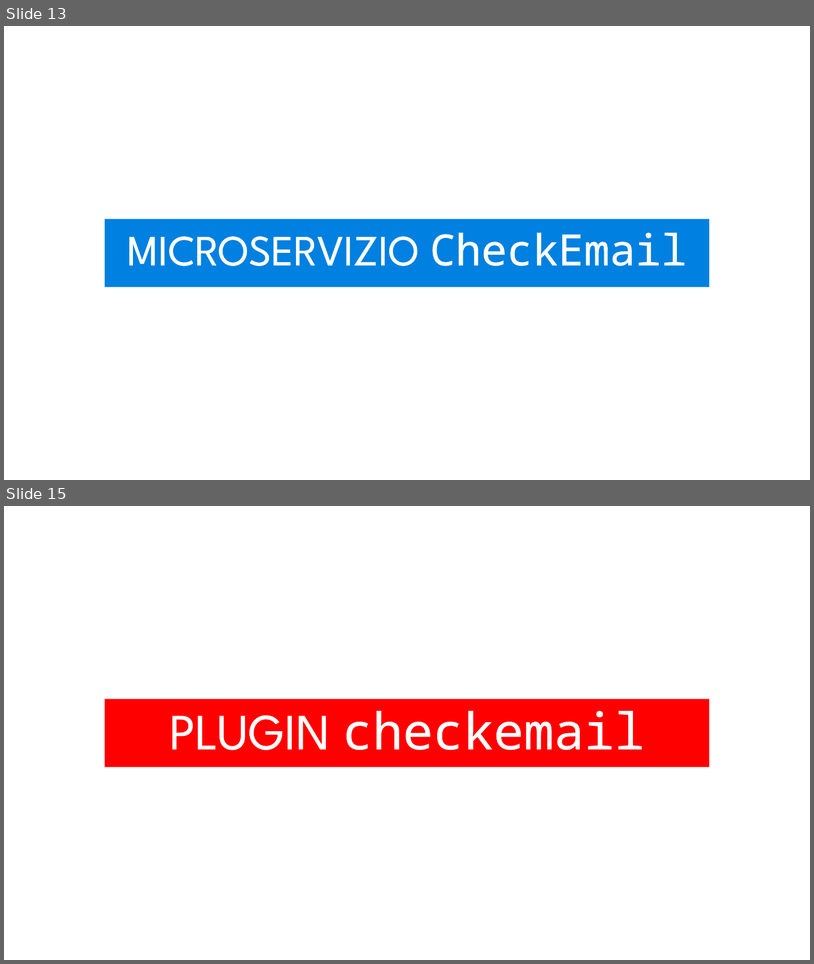
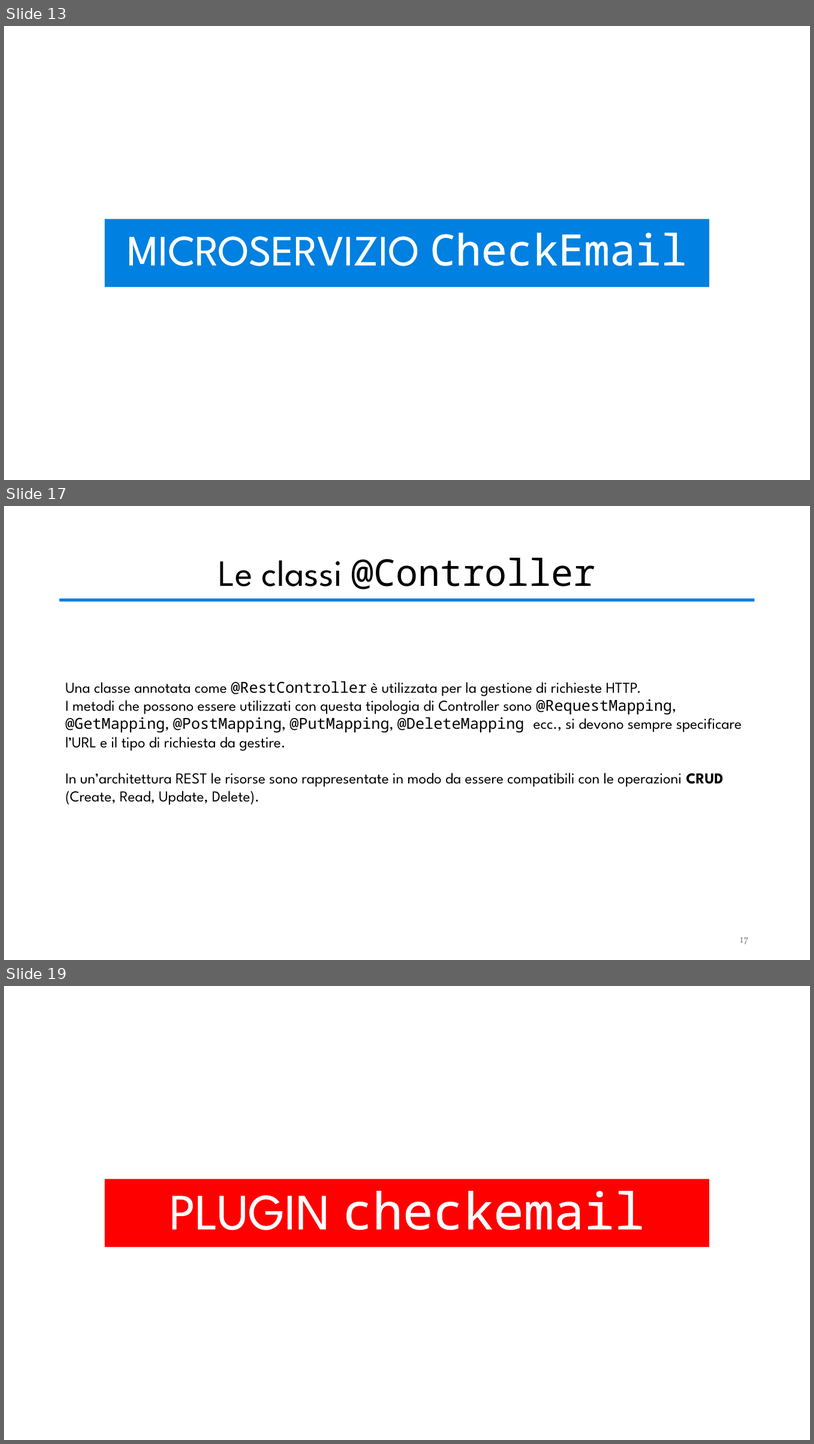
Before and after one commit to valeriodesiati/tesi, a slide deck: Presentazione/Valerio Desiati - Presentazione Discussione.pptx. Shown one above the other, each under a label of ours: slides 13 and 15 before the commit, slides 13, 17 and 19 after it; the slides between them are not shown. The pictures are 814x964 and 814x1444 pixels, drawn with LibreOffice and Linux fonts; fonts in the diff are those of the drawing. Boxes give left, top, right and bottom in pixels: in the first picture for what was removed or moved away, otherwise in the second. Text is boxed around its words. In the diff, an @@ line names an element or a change of style, - is before the commit and + after.

```diff
--- a/Presentazione/Valerio Desiati - Presentazione Discussione.pptx
+++ b/Presentazione/Valerio Desiati - Presentazione Discussione.pptx
@@ slide 17 added at (x1=4, y1=506, x2=810, y2=960), background #FFFFFF @@
@@ title added at (x1=218, y1=558, x2=596, y2=589), 44 pt, text #000000 @@
+Le classi @Controller
@@ rectangle added at (x1=59, y1=598, x2=755, y2=601), fill #0080E0 @@
@@ text added at (x1=65, y1=681, x2=742, y2=805), 18 pt, text #000000 @@
+Una classe annotata come @RestController è utilizzata per la gestione di richieste HTTP.
+I metodi che possono essere utilizzati con questa tipologia di Controller sono @RequestMapping, @GetMapping, @PostMapping, @PutMapping, @DeleteMapping ecc., si devono sempre specificare l’URL e il tipo di richiesta da gestire.
+In un’architettura REST le risorse sono rappresentate in modo da essere compatibili con le operazioni CRUD (Create, Read, Update, Delete).
@@ page number added at (x1=740, y1=937, x2=749, y2=944), 12 pt, text #8C8C8C @@
+17
@@ what was slide 15 is now slide 19 @@
```
Also in this commit, not shown: 2 slides changed, 9 other slides added, 3 slides removed, 2 other files.
